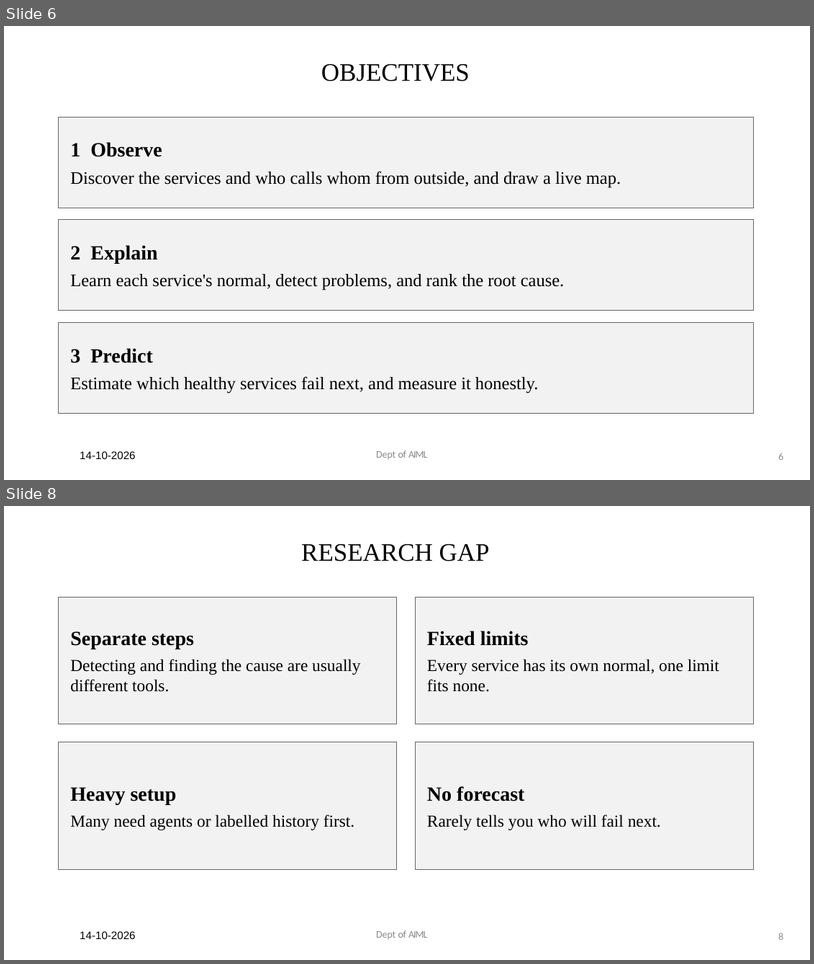
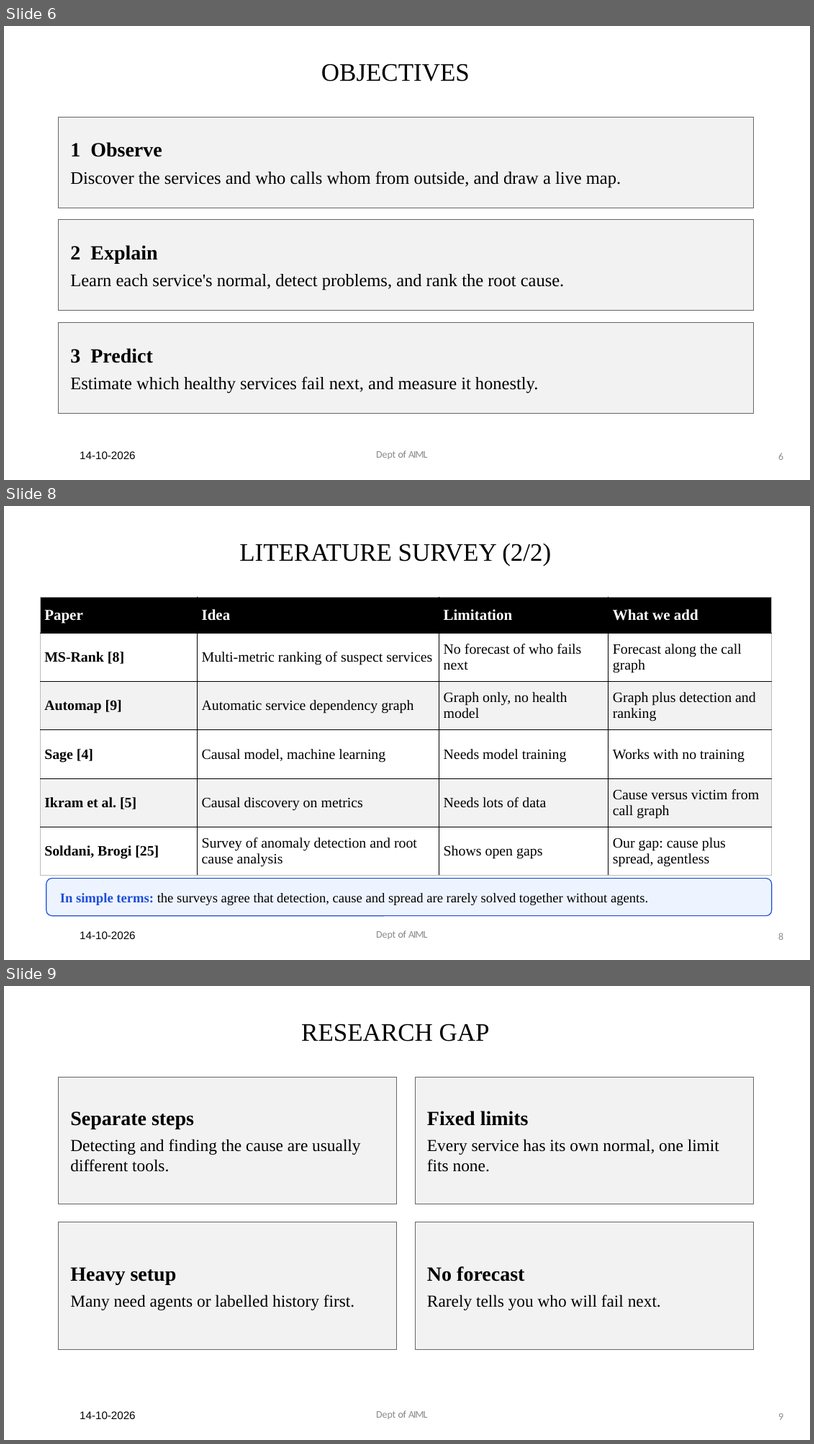
Before and after one commit to Royson-salis-18/microservice-mapper, a slide deck: wiki/Project_Phase_II_presentation.pptx. Shown one above the other, each under a label of ours: slides 6 and 8 before the commit, slides 6, 8 and 9 after it; the slides between them are not shown. The pictures are 814x964 and 814x1444 pixels, drawn with LibreOffice and Linux fonts; fonts in the diff are those of the drawing. Boxes give left, top, right and bottom in pixels: in the first picture for what was removed or moved away, otherwise in the second. Text is boxed around its words. In the diff, an @@ line names an element or a change of style, - is before the commit and + after.

```diff
--- a/wiki/Project_Phase_II_presentation.pptx
+++ b/wiki/Project_Phase_II_presentation.pptx
@@ slide 8 added at bbox=[4, 506, 810, 960], background #FFFFFF @@
@@ title added at bbox=[239, 543, 551, 566], 30 pt, text #000000 @@
+LITERATURE SURVEY (2/2)
@@ table added at bbox=[40, 597, 772, 875], 6 rows, 4 columns @@
+Paper | Idea | Limitation | What we add
+MS-Rank [8] | Multi-metric ranking of suspect services | No forecast of who fails next | Forecast along the call graph
+Automap [9] | Automatic service dependency graph | Graph only, no health model | Graph plus detection and ranking
+Sage [4] | Causal model, machine learning | Needs model training | Works with no training
+Ikram et al. [5] | Causal discovery on metrics | Needs lots of data | Cause versus victim from call graph
+Soldani, Brogi [25] | Survey of anomaly detection and root cause analysis | Shows open gaps | Our gap: cause plus spread, agentless
@@ rounded rectangle added at bbox=[46, 878, 772, 916], fill #EEF4FF, outline #1D4ED8 1 pt, 16 pt, text #000000 @@
+In simple terms: the surveys agree that detection, cause and spread are rarely solved together without agents.
@@ text added at bbox=[80, 931, 135, 939], 13 pt, text #000000 @@
+14-10-2026
@@ text added at bbox=[376, 930, 427, 939], 12 pt, text #8C8C8C @@
+Dept of AIML
@@ page number added at bbox=[779, 932, 784, 939], 12 pt, text #8C8C8C @@
+8
@@ what was slide 8 is now slide 9 @@
@@ page number at bbox=[779, 1413, 784, 1419]: text changed @@
-8
+9
```
Also in this commit, not shown: 6 slides changed, 4 other slides added, 2 slides removed.
